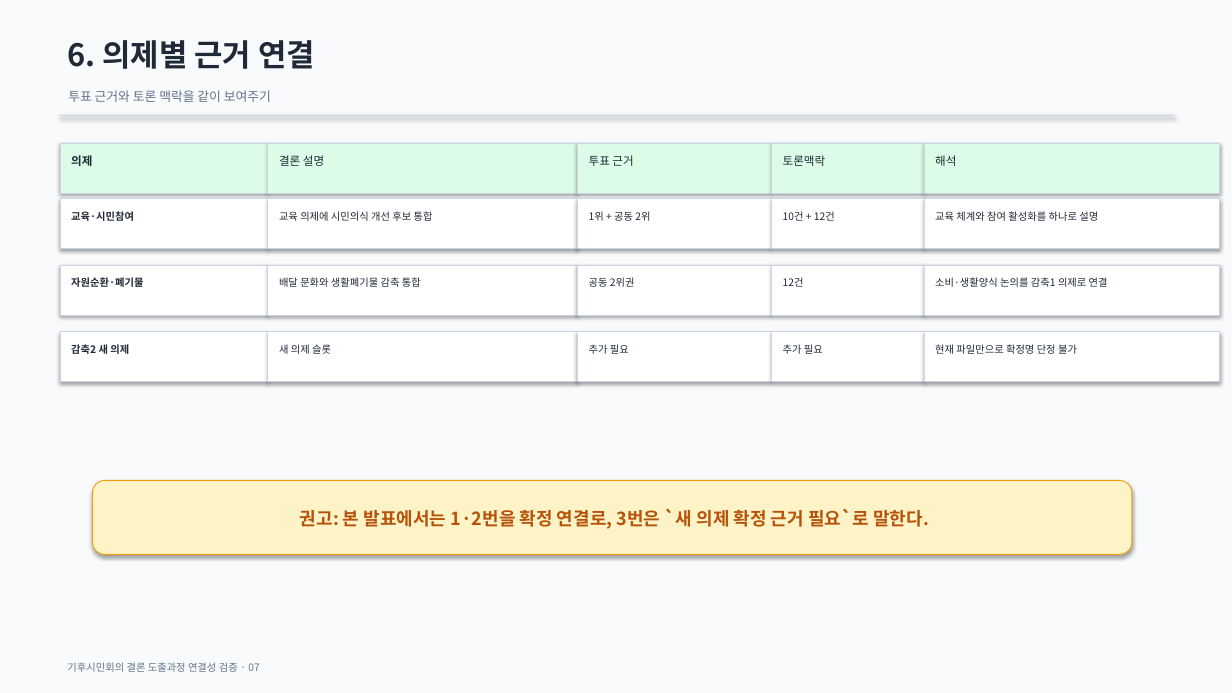
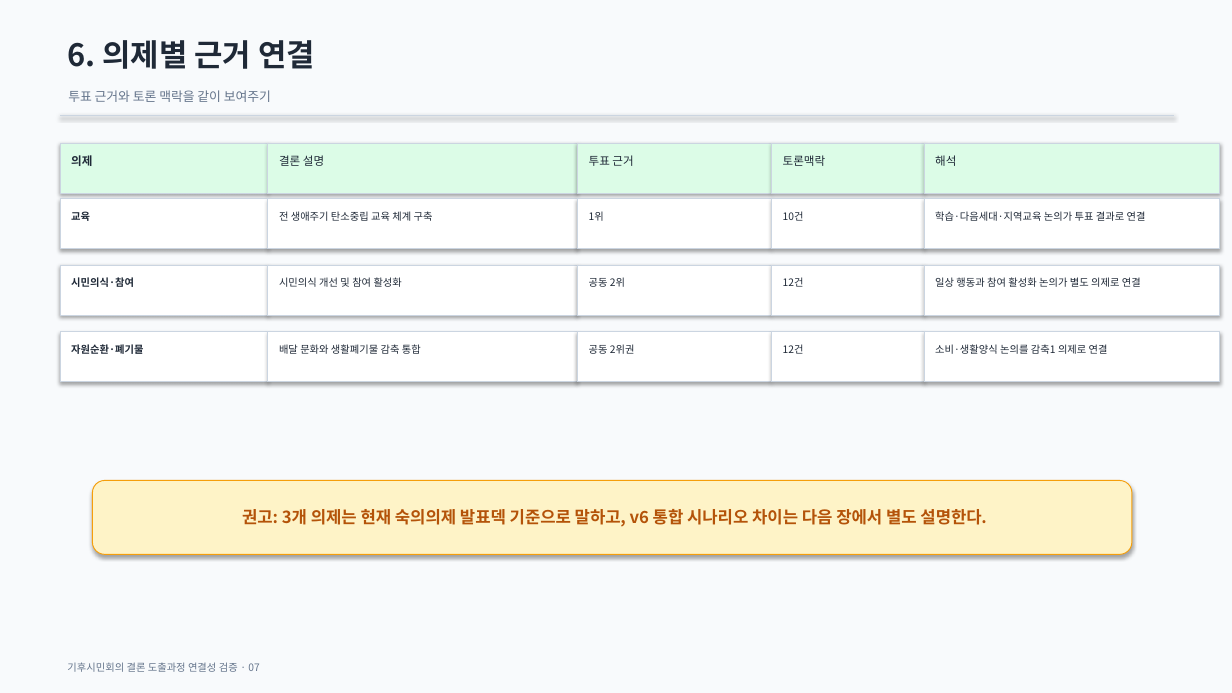
Before and after one commit to seojaehong/climate-assembly-wiki, a slide deck: slide 7 of evaluation/presentation-linkage/20260704_process_to_conclusion_linkage.pptx. Drawn at 1232x693 pixels with LibreOffice and Linux fonts; fonts in the diff are those of the drawing. Boxes give left, top, right and bottom in pixels: in the first picture for what was removed or moved away, otherwise in the second. Text is boxed around its words. In the diff, an @@ line names an element or a change of style, - is before the commit and + after.

Commit message:
fix: align agenda linkage deck evidence

```diff
--- a/evaluation/presentation-linkage/20260704_process_to_conclusion_linkage.pptx
+++ b/evaluation/presentation-linkage/20260704_process_to_conclusion_linkage.pptx
@@ text at [71, 211, 90, 221]: text changed @@
-교육·시민참여
+교육
@@ text at [279, 211, 433, 221]: text changed @@
-교육 의제에 시민의식 개선 후보 통합
+전 생애주기 탄소중립 교육 체계 구축
@@ text at [589, 211, 604, 221]: text changed @@
-1위 + 공동 2위
+1위
@@ text at [783, 211, 804, 221]: text changed @@
-10건 + 12건
+10건
@@ text at [935, 211, 1146, 221]: text changed @@
-교육 체계와 참여 활성화를 하나로 설명
+학습·다음세대·지역교육 논의가 투표 결과로 연결
@@ text added at [71, 277, 134, 287], 8 pt, text #1F2937, bold @@
+시민의식·참여
@@ text added at [279, 277, 402, 287], 8 pt, text #1F2937 @@
+시민의식 개선 및 참여 활성화
@@ text at [589, 277, 625, 287]: text changed @@
-공동 2위권
+공동 2위
@@ text at [935, 277, 1141, 287]: text changed @@
-소비·생활양식 논의를 감축1 의제로 연결
+일상 행동과 참여 활성화 논의가 별도 의제로 연결
@@ text "자원순환·폐기물": place and size @@
-text "자원순환·폐기물" at [71, 277, 143, 287]
+text "자원순환·폐기물" at [71, 344, 143, 354]
@@ text removed at [71, 344, 129, 354] @@
-감축2 새 의제
@@ text "배달 문화와 생활폐기물 감축 통합": place and size @@
-text "배달 문화와 생활폐기물 감축 통합" at [279, 277, 421, 287]
+text "배달 문화와 생활폐기물 감축 통합" at [279, 344, 421, 354]
@@ text removed at [279, 344, 331, 354] @@
-새 의제 슬롯
@@ text at [589, 344, 635, 354]: text changed @@
-추가 필요
+공동 2위권
@@ text at [783, 344, 804, 354]: text changed @@
-추가 필요
+12건
@@ text at [935, 344, 1108, 354]: text changed @@
-현재 파일만으로 확정명 단정 불가
+소비·생활양식 논의를 감축1 의제로 연결
@@ text at [242, 509, 986, 527]: text changed; size 14 to 13 pt @@
-권고: 본 발표에서는 1·2번을 확정 연결로, 3번은 `새 의제 확정 근거 필요`로 말한다.
+권고: 3개 의제는 현재 숙의의제 발표덱 기준으로 말하고, v6 통합 시나리오 차이는 다음 장에서 별도 설명한다.
```
Also in this commit, not shown: 3 other slides changed, 1 slide added, 17 other files.
